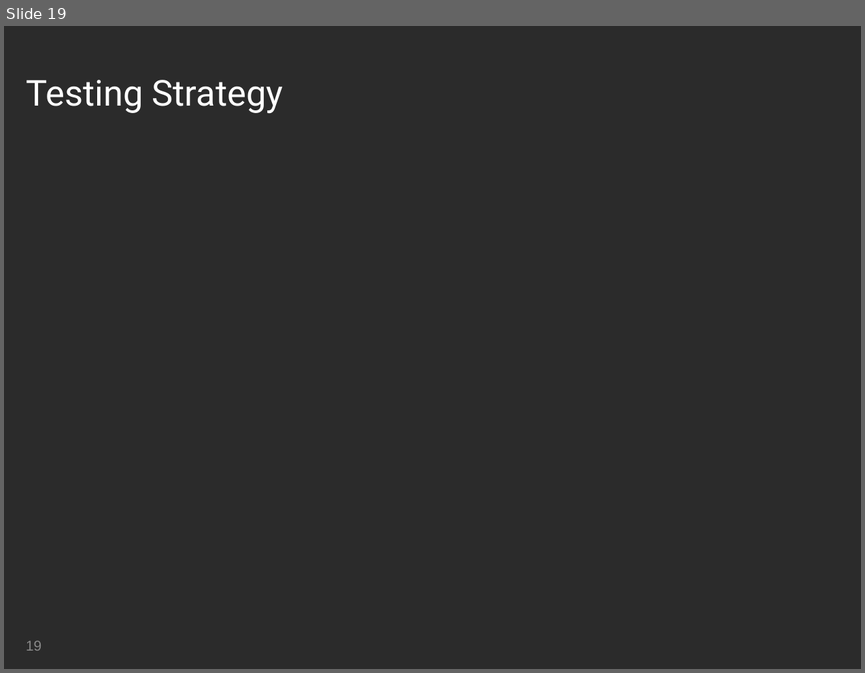
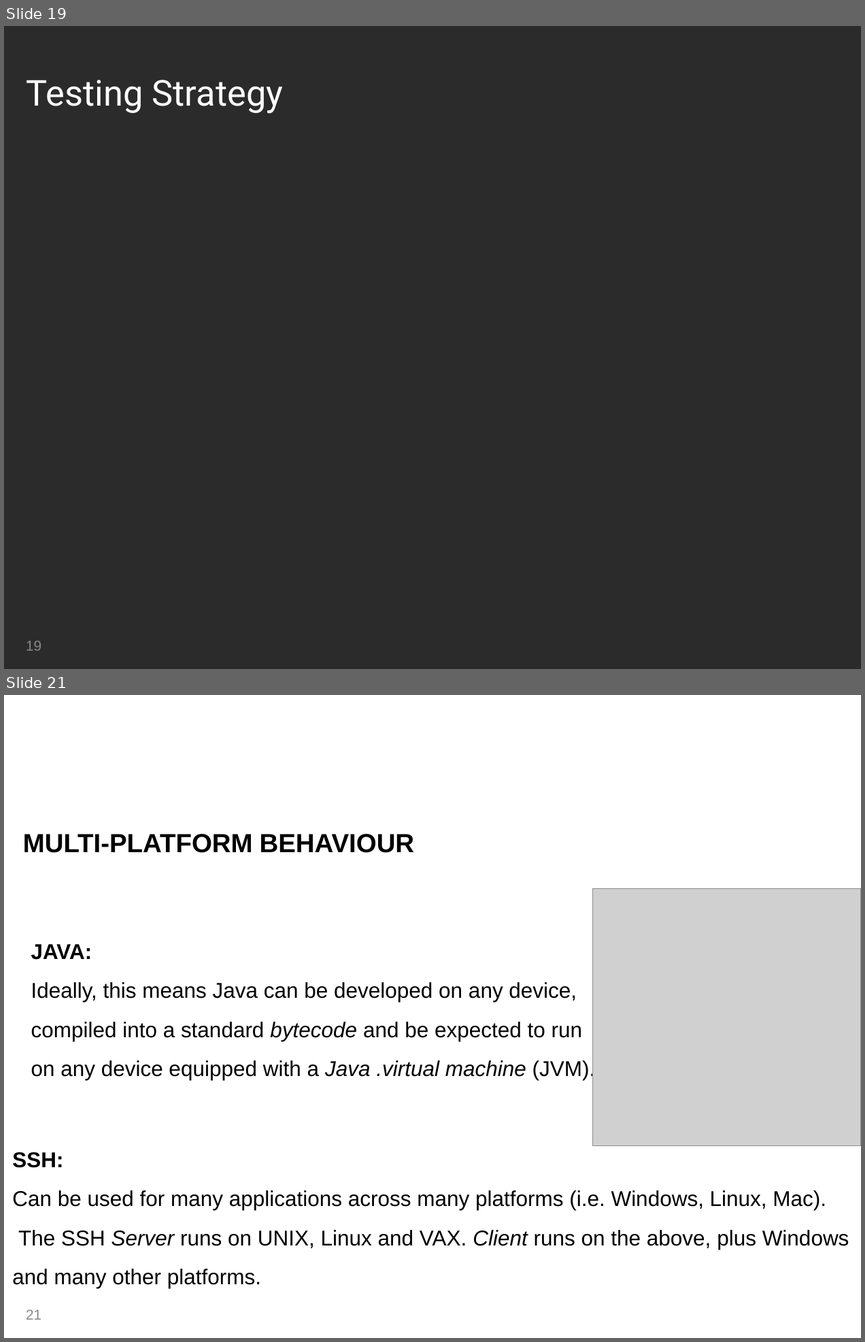
Before and after one commit to mateuszgolab/applications-in-high-end-computing, a slide deck: Presentation/Group Presentation - Zsolt.ppt. Shown one above the other, each under a label of ours: slide 19 before the commit, slides 19 and 21 after it; the slides between them are not shown. The pictures are 865x673 and 865x1342 pixels, drawn with LibreOffice and Linux fonts; fonts in the diff are those of the drawing; grey boxes stand for pictures; background and template pictures are left out; a plain dark background stands for a picture behind light text. Boxes give left, top, right and bottom in pixels: in the first picture for what was removed or moved away, otherwise in the second. Text is boxed around its words. In the diff, an @@ line names an element or a change of style, - is before the commit and + after.

```diff
--- a/Presentation/Group Presentation - Zsolt.ppt
+++ b/Presentation/Group Presentation - Zsolt.ppt
@@ slide 21 added at (4, 695, 861, 1338), background picture (left out) @@
@@ title added at (18, 707, 412, 814), 30 pt, text #FFFFFF @@
+Implementation
@@ text added at (23, 834, 415, 853), 22 pt, text #000000, bold @@
+MULTI-PLATFORM BEHAVIOUR
@@ picture added at (593, 889, 861, 1146) @@
@@ text added at (31, 944, 596, 1080), 18 pt, text #000000 @@
+JAVA:
+Ideally, this means Java can be developed on any device,
+compiled into a standard bytecode and be expected to run
+on any device equipped with a Java .virtual machine (JVM).
@@ text added at (12, 1152, 849, 1288), 18 pt, text #000000 @@
+SSH:
+Can be used for many applications across many platforms (i.e. Windows, Linux, Mac).
+The SSH Server runs on UNIX, Linux and VAX. Client runs on the above, plus Windows
+and many other platforms.
@@ page number added at (26, 1309, 41, 1319), 12 pt, text #898989 @@
+21
```
Also in this commit, not shown: 1 slide changed, 3 other slides added, 3 slides removed.
